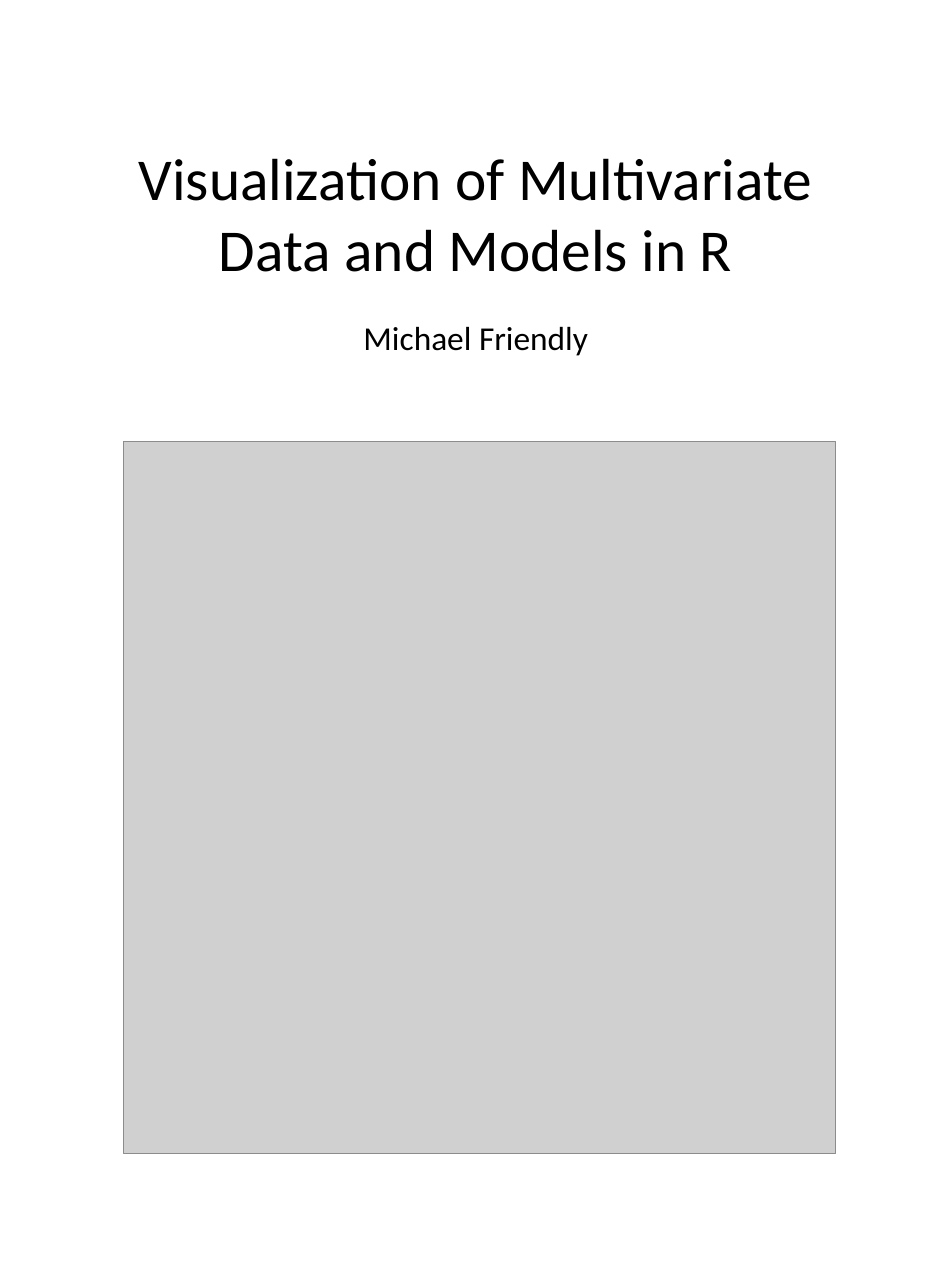
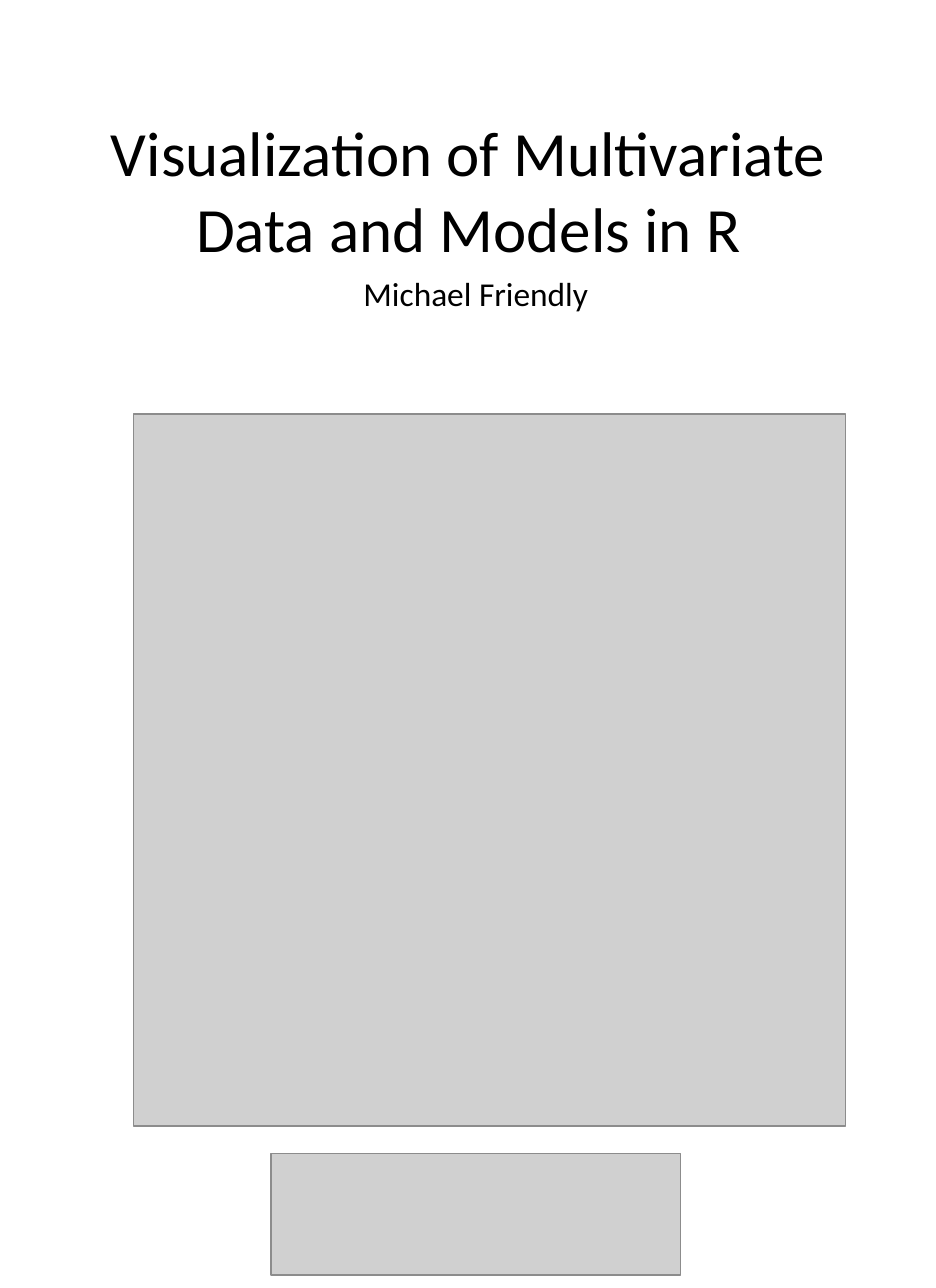
Before and after one commit to friendly/Vis-MLM-book, a slide deck: slide 4 of images/cover-peng.pptx (slide 3 before the commit). Drawn at 936x1288 pixels with LibreOffice and Linux fonts; fonts in the diff are those of the drawing; grey boxes stand for pictures; background and template pictures are left out. Boxes give left, top, right and bottom in pixels: in the first picture for what was removed or moved away, otherwise in the second. Text is boxed around its words. In the diff, an @@ line names an element or a change of style, - is before the commit and + after.

```diff
--- a/images/cover-peng.pptx
+++ b/images/cover-peng.pptx
@@ text "Visualization of Multivariate Data and ...": place and size @@
-text "Visualization of Multivariate Data and ..." at [139,158,812,272]
+text "Visualization of Multivariate Data and ..." at [111,132,825,253]
@@ text "Visualization of Multivariate Data and ..." at [111,132,825,253]: size 32 to 34 pt @@
@@ text "Michael Friendly": place and size @@
-text "Michael Friendly" at [363,326,588,356]
+text "Michael Friendly" at [363,282,588,312]
@@ picture: place and size @@
-picture at [124,442,836,1154]
+picture at [134,414,845,1126]
@@ picture added at [271,1154,681,1275] @@
```
Also in this commit, not shown: 1 other slide changed, 1 slide added, 8 other files.
